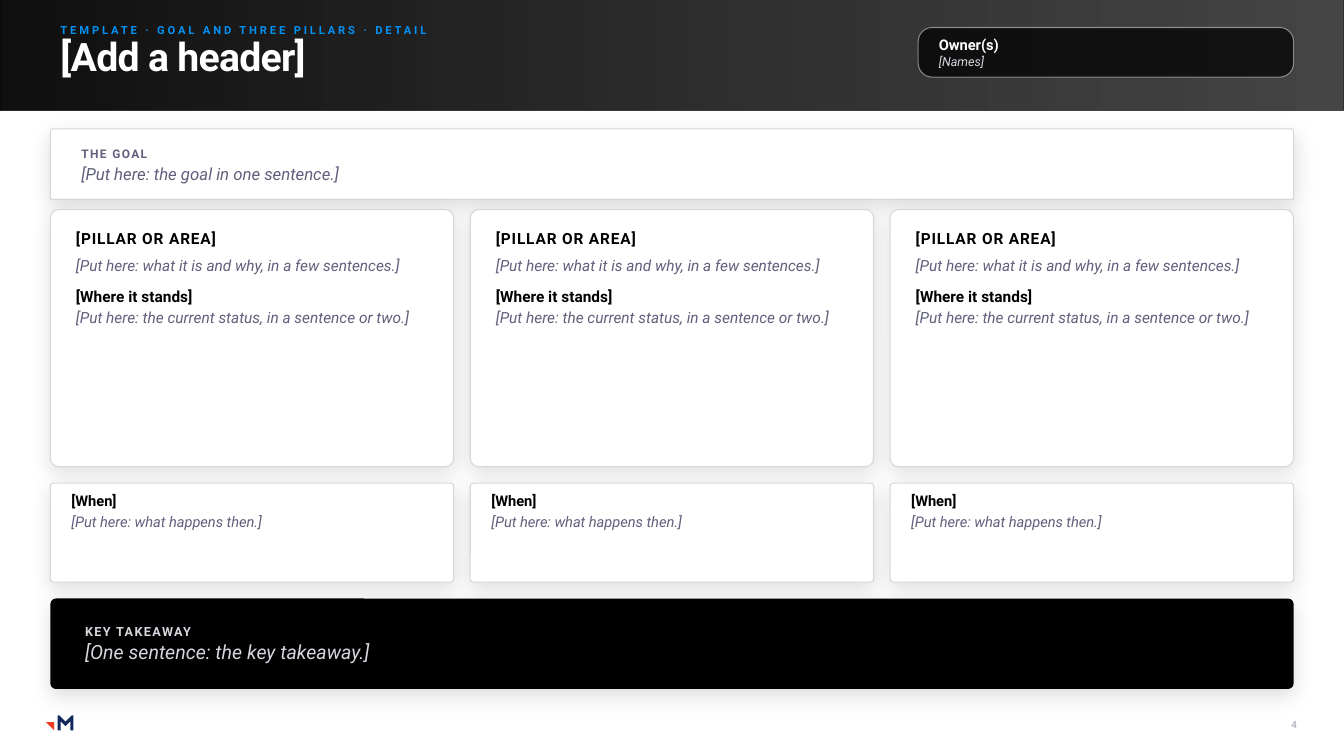
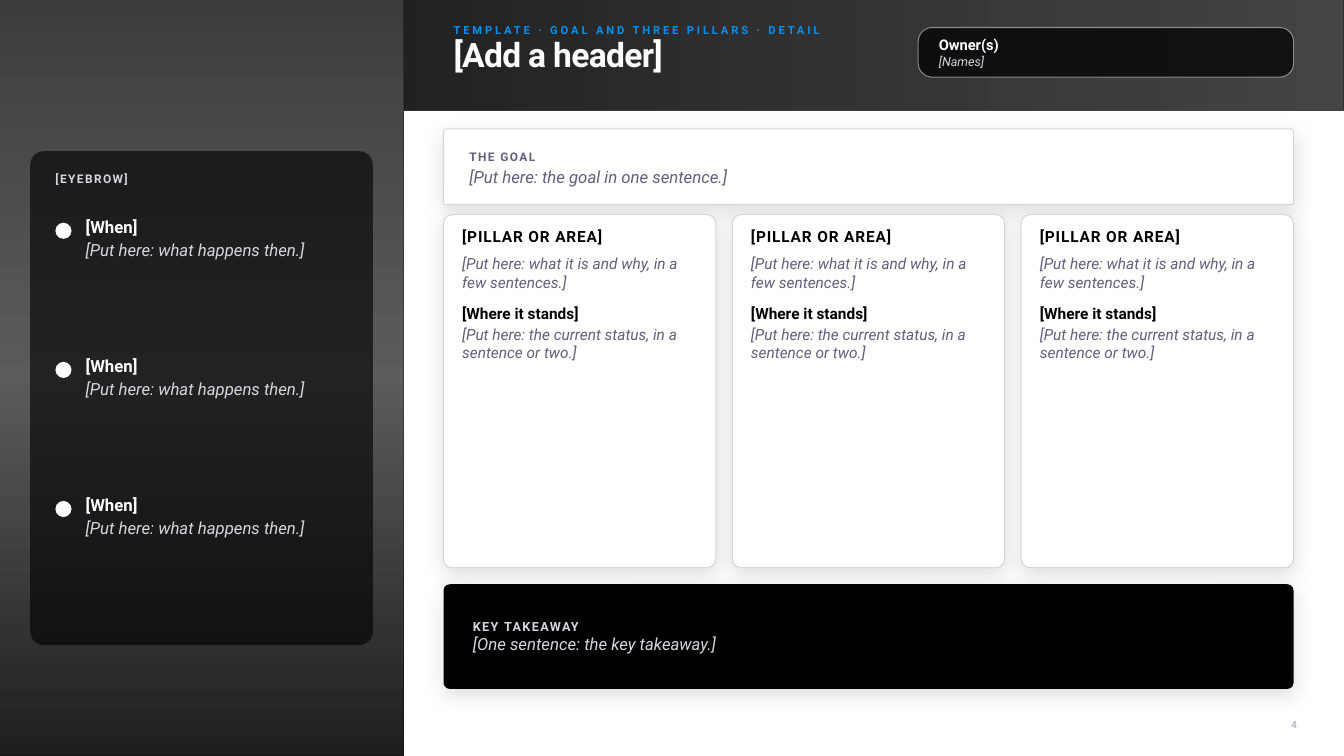
Before and after one commit to RachelHarrisMerkle/BasicMerkle, a slide deck: slide 4 of Detail_Templates_Cleaner_8.pptx. Drawn at 1344x756 pixels with LibreOffice and Linux fonts; fonts in the diff are those of the drawing; grey boxes stand for pictures. Boxes give left, top, right and bottom in pixels: in the first picture for what was removed or moved away, otherwise in the second. Text is boxed around its words. In the diff, an @@ line names an element or a change of style, - is before the commit and + after.

```diff
--- a/Detail_Templates_Cleaner_8.pptx
+++ b/Detail_Templates_Cleaner_8.pptx
@@ picture added at (0, 0, 403, 756) @@
@@ rectangle added at (0, 0, 403, 756), fill gradient #000000 @@
@@ text "TEMPLATE · GOAL AND THREE ...": place and size @@
-text "TEMPLATE · GOAL AND THREE ..." at (203, 26, 231, 34)
+text "TEMPLATE · GOAL AND THREE ..." at (596, 26, 624, 34)
@@ title "[Add a header]": place and size @@
-title "[Add a header]" at (60, 38, 305, 78)
+title "[Add a header]" at (454, 39, 663, 73)
@@ title "[Add a header]" at (454, 39, 663, 73): size 28 to 24 pt @@
@@ rounded rectangle "THE GOAL": place and size @@
-rounded rectangle "THE GOAL" at (50, 129, 1294, 200)
+rounded rectangle "THE GOAL" at (444, 129, 1294, 205)
@@ rounded rectangle added at (30, 151, 373, 645), fill #000000 at 62% opacity @@
@@ text added at (55, 173, 127, 185), 8.5 pt, text #D6D6DF, bold @@
+[EYEBROW]
@@ ellipse added at (55, 223, 72, 239), fill #FFFFFF @@
@@ text "[When]": place and size @@
-text "[When]" at (471, 483, 874, 582)
+text "[When]" at (86, 219, 304, 260)
@@ rounded rectangle "[PILLAR OR AREA]": place and size @@
-rounded rectangle "[PILLAR OR AREA]" at (471, 210, 874, 467)
+rounded rectangle "[PILLAR OR AREA]" at (444, 215, 716, 568)
@@ rounded rectangle "[PILLAR OR AREA]": place and size @@
-rounded rectangle "[PILLAR OR AREA]" at (50, 210, 454, 467)
+rounded rectangle "[PILLAR OR AREA]" at (733, 215, 1005, 568)
@@ rounded rectangle "[PILLAR OR AREA]": place and size @@
-rounded rectangle "[PILLAR OR AREA]" at (890, 210, 1294, 467)
+rounded rectangle "[PILLAR OR AREA]" at (1021, 215, 1294, 568)
@@ size 10.5 to 12 pt; text colour #000000 to #FFFFFF in "[When]"; text colour #60607D to #D6D6DF in "[Put here: what happens then.]"; fill #FFFFFF to none; outline #D6D6DF 0.75 pt to none; shadow off in 3 elements at (86, 497, 304, 538), (86, 219, 304, 260), (86, 358, 304, 399) @@
@@ text "[When]": place and size @@
-text "[When]" at (890, 483, 1294, 582)
+text "[When]" at (86, 358, 304, 399)
@@ ellipse added at (55, 362, 72, 378), fill #FFFFFF @@
@@ ellipse added at (55, 501, 72, 517), fill #FFFFFF @@
@@ text "[When]": place and size @@
-text "[When]" at (50, 483, 454, 582)
+text "[When]" at (86, 497, 304, 538)
@@ rounded rectangle "KEY TAKEAWAY": place and size @@
-rounded rectangle "KEY TAKEAWAY" at (50, 599, 1294, 690)
+rounded rectangle "KEY TAKEAWAY" at (444, 585, 1294, 690)
@@ text in rounded rectangle at (473, 636, 716, 654): size 14 to 12 pt in "[One sentence: the key takeaway.]" @@
@@ freeform shape removed at (57, 716, 74, 731) @@
@@ freeform shape removed at (46, 722, 54, 730) @@
```
Also in this commit, not shown: 3 other slides changed, 2 other files.
